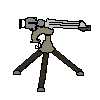
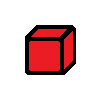
Layer changes from the first 100 x 100 image to the second:
added group "Layer Group" with 3 layers above "SFA" over [13, 17, 91, 92]
added layer "consumer goods" in group "Layer Group" over [25, 25, 76, 75]
hid "Maxim gun copy", moved it into group "SFA" over [13, 17, 91, 92]
